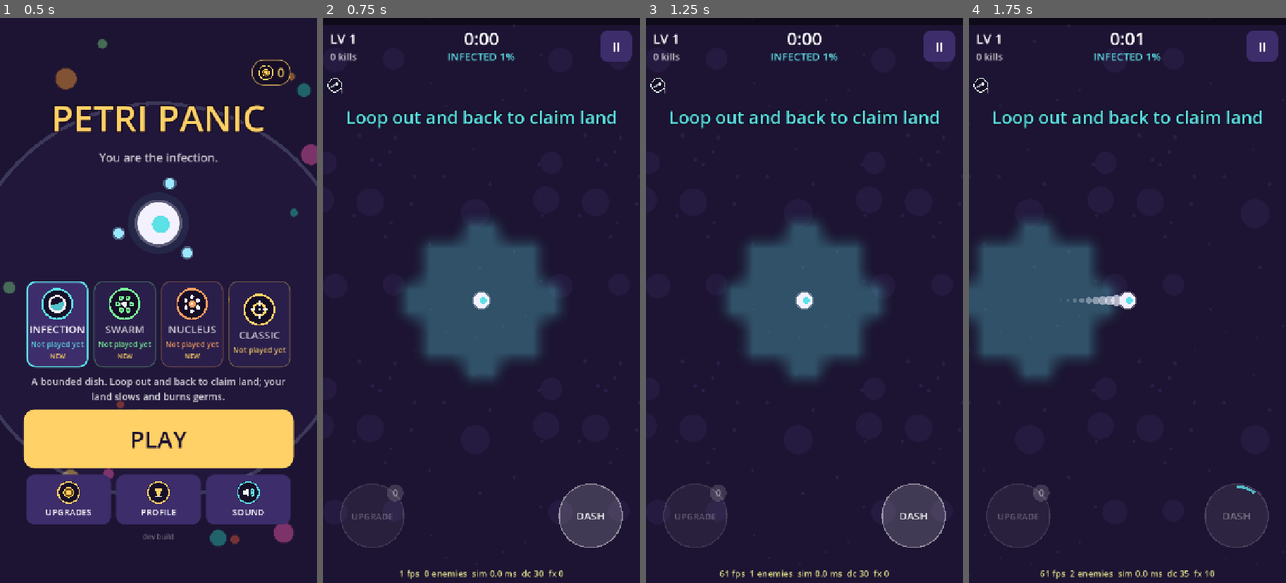
Above: before the commit, frames 1-4 (left to right).
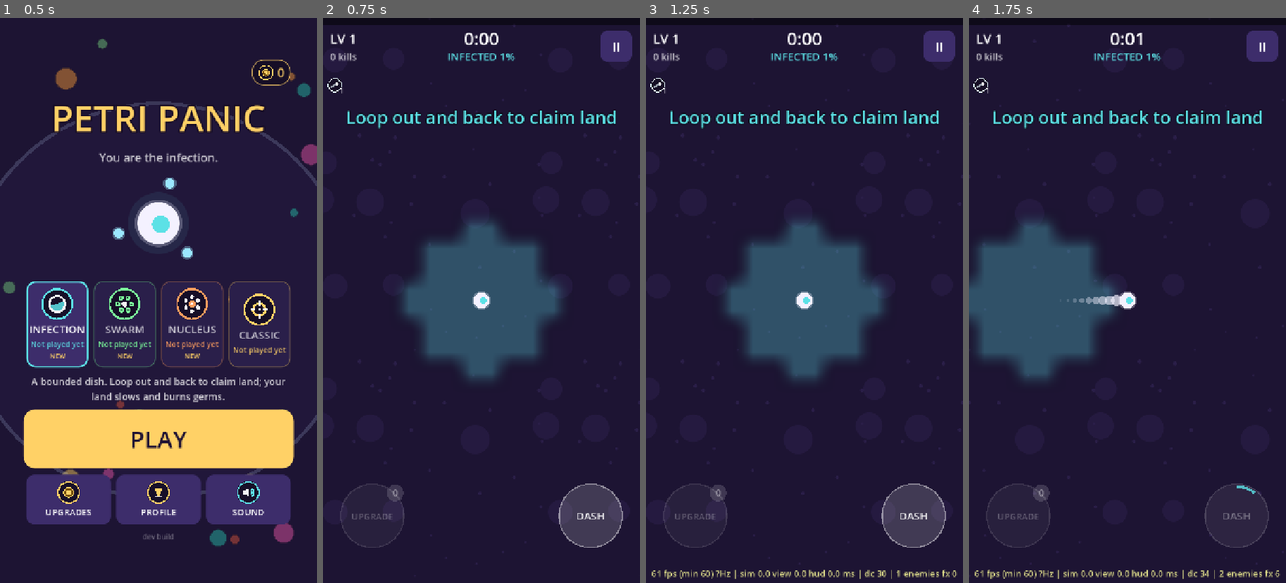
Above: after the commit, the same moments.

Repository: yousufkamran222-code/survivor-lite
Game: Godot game, scene res://scenes/main.tscn
Two runs of this game, one before a commit and one after it. Both use one fixed random seed, a clock stepped at 60 frames per second and the inputs below.
Inputs (mouse positions are in pixels of both pictures, inside the frame that each line leads up to):
- Up to frame 1 (0.5 s): no input
- Up to frame 2 (0.75 s): click "PLAY" at 0.5 s
- Up to frame 3 (1.25 s): no input
- Up to frame 4 (1.75 s): tap Enter at 1.25 s; move the mouse to (1197, 272) at 1.27 s; hold D from 1.28 s (still down); tap E at 1.35 s; click (1197, 272) at 1.42 s; tap Space at 1.52 s

Frame 1 is identical in both runs. In frame 2, 0.3% of the frame differs, in the area x 24-76%, y 97-100%; in frame 3, 0.7%, in the area x 1-99%, y 97-100%; in frame 4, 0.7%.

Commit message:
Polish Phase 0: hidden on-device benchmark and perf readout v2
- Tap the build label 5 times (F9 on desktop): a fixed 45 s heavy Classic
  fight (seed 4242, invincible, bot-driven, late-run clock and loadout),
  then one pasteable line: fps, avg/p95/worst frame ms, hitch %, sim/
  view/HUD CPU ms, draw calls, screen refresh rate. COPY button.
  Nothing is saved as a run.
- Benchmark class (stats + report line) with tests.
- CPU timing hooks in WorldView and HudOverlay; perf readout shows FPS
  with the 1 s minimum, refresh rate and the ms split, rebuilt 4x/s.
- tools/sim/bench_render.gd runs the same scenario on desktop (xvfb).
Desktop baseline: 71-75 fps; our code ~1.5 ms/frame; owned-upgrade HUD
strip ~60 draw calls. No gameplay change. 120 tests pass.

Co-Authored-By: Claude Opus 5.5 <noreply@anthropic.com>
Claude-Session: https://claude.ai/code/session_01Gsp3VoJ3zGpAvdK2aQa9r5

Diff:
--- /dev/null
+++ b/scripts/game/benchmark.gd
@@ -0,0 +1,106 @@
+class_name Benchmark
+extends RefCounted
+## On-device benchmark (Phase 0 of docs/POLISH_PLAN.md). Main runs a fixed,
+## bot-driven, invincible Classic fight at a high-load moment of the run and
+## feeds one sample per rendered frame here; this class only keeps the
+## numbers and formats the one-line report Yousuf pastes back.
+##
+## Bump VERSION whenever the scenario changes, so old and new lines are never
+## compared by mistake.
+
+const VERSION := 1
+const SEED := 4242
+const MODE := "classic"
+const START_TIME := 170.0  # run clock at start: spawn budget is already high
+const WARMUP_S := 5.0  # not measured: lets the crowd build up
+const MEASURE_S := 40.0
+## Mid/late-run loadout so kills, particles and damage numbers are as busy
+## as a real late run while the crowd stays near the cap.
+const LOADOUT := {"bolt": 4, "orbit": 3, "nova": 3, "chain": 3, "might": 2, "multishot": 1}
+
+var t := 0.0
+var platform := ""
+var build := ""
+var refresh := 0.0  # screen Hz (0 = unknown)
+var frame_ms := PackedFloat32Array()  # time between rendered frames
+var sim_ms := PackedFloat32Array()
+var view_ms := PackedFloat32Array()  # WorldView fill + draw
+var hud_ms := PackedFloat32Array()
+var _dc := 0.0
+var _enemies := 0.0
+var _fx := 0.0
+
+
+## Advances the clock. Returns true while samples should be recorded.
+func advance(dt: float) -> bool:
+	t += dt
+	return t > WARMUP_S and not is_done()
+
+
+func is_done() -> bool:
+	return t >= WARMUP_S + MEASURE_S
+
+
+func seconds_left() -> int:
+	return maxi(0, ceili(WARMUP_S + MEASURE_S - t))
+
+
+func add(frame: float, sim: float, view: float, hud: float, draw_calls: int, enemies: int, fx: int) -> void:
+	frame_ms.append(frame)
+	sim_ms.append(sim)
+	view_ms.append(view)
+	hud_ms.append(hud)
+	_dc += draw_calls
+	_enemies += enemies
+	_fx += fx
+
+
+static func mean(a: PackedFloat32Array) -> float:
+	if a.is_empty():
+		return 0.0
+	var s := 0.0
+	for v in a:
+		s += v
+	return s / a.size()
+
+
+static func percentile(a: PackedFloat32Array, p: float) -> float:
+	if a.is_empty():
+		return 0.0
+	var s := a.duplicate()
+	s.sort()
+	return s[clampi(int(ceil(p * s.size())) - 1, 0, s.size() - 1)]
+
+
+func summary() -> Dictionary:
+	var n := maxi(frame_ms.size(), 1)
+	var avg := mean(frame_ms)
+	# A frame is "slow" if it took more than 1.5 refresh intervals (a visible
+	# hitch). Without a known refresh rate, judge against 60 Hz.
+	var budget := 1000.0 / (refresh if refresh > 0.0 else 60.0)
+	var slow := 0
+	for f in frame_ms:
+		if f > budget * 1.5:
+			slow += 1
+	var worst := 0.0
+	for f in frame_ms:
+		worst = maxf(worst, f)
+	return {
+		"version": VERSION, "platform": platform, "build": build, "refresh": roundi(refresh),
+		"frames": frame_ms.size(), "fps": snappedf(1000.0 / avg, 0.1) if avg > 0.0 else 0.0,
+		"frame_avg": snappedf(avg, 0.01), "frame_p95": snappedf(percentile(frame_ms, 0.95), 0.01),
+		"frame_worst": snappedf(worst, 0.01), "slow_pct": snappedf(100.0 * slow / n, 0.1),
+		"sim": snappedf(mean(sim_ms), 0.01),
+		"view": snappedf(mean(view_ms), 0.01), "hud": snappedf(mean(hud_ms), 0.01),
+		"draw_calls": roundi(_dc / n), "enemies": roundi(_enemies / n), "fx": roundi(_fx / n),
+	}
+
+
+## The one line to paste back, e.g.
+## BENCH v1 android 90Hz | 88.2 fps avg 11.34 p95 12.9 worst 31.2 ms, slow 1.2% | sim 1.3 view 1.1 hud 0.7 ms | dc 58 enemies 163 fx 41 | abc1234
+func line() -> String:
+	var s := summary()
+	var hz := ("%dHz" % s.refresh) if s.refresh > 0 else "?Hz"
+	return "BENCH v%d %s %s | %.1f fps avg %.2f p95 %.2f worst %.1f ms, slow %.1f%% | sim %.2f view %.2f hud %.2f ms | dc %d enemies %d fx %d | %s" % [
+		s.version, s.platform, hz, s.fps, s.frame_avg, s.frame_p95, s.frame_worst, s.slow_pct,
+		s.sim, s.view, s.hud, s.draw_calls, s.enemies, s.fx, s.build]
--- a/scripts/game/main.gd
+++ b/scripts/game/main.gd
@@ -24,6 +24,12 @@
 var _chest: Array
 var _victory: Array  # Nucleus: COLLECT or KEEP GOING
 var _countdown := 0
+var _bench: Benchmark = null  # on-device benchmark in progress
+var _bench_bot: BalanceBot
+var _bench_perf := false
+var _bench_taps := 0
+var _bench_tap_ms := 0
+var bench_result := ""  # last benchmark line (also read by tools/sim/bench_render.gd)
 var _evo_by_passive := {}  # passive id -> evolution def
 var _evo_by_weapon := {}  # weapon id -> evolution def
 var _results_gold := 0
@@ -92,6 +98,9 @@
 # ------------------------------------------------------------------ input
 
 func _unhandled_input(event: InputEvent) -> void:
+	if screen == "menu" and event is InputEventKey and event.pressed and not event.echo and event.physical_keycode == KEY_F9:
+		start_benchmark()
+		return
 	if screen != "playing":
 		return
 	if event is InputEventKey and event.pressed and not event.echo and event.physical_keycode == KEY_SPACE:
@@ -136,6 +145,8 @@
 
 
 func _move_input() -> Vector2:
+	if _bench != null:
+		return _bench_bot.move(world)
 	var v := Vector2.ZERO
 	if hud.stick_active:
 		v = (hud.stick_pos - hud.stick_origin) / hud.stick_radius
@@ -184,6 +195,14 @@
 	_handle_events(world.events)
 	view.consume(world.events)
 	world.events.clear()
+	hud.view_ms = lerpf(hud.view_ms, view.cpu_ms, 0.1)
+	if _bench != null:
+		_bench_frame(delta, (Time.get_ticks_usec() - t0) / 1000.0)
+		view.cpu_ms = 0.0
+		hud.cpu_ms = 0.0
+		return
+	view.cpu_ms = 0.0
+	hud.cpu_ms = 0.0
 	if world.def_on:
 		_tick_countdown()
 	match world.state:
@@ -395,7 +414,11 @@
 	bottom.add_child(_tile_button("trophy", pal.ui_accent, "PROFILE", _show_profile))
 	bottom.add_child(_tile_button("sound_off" if Save.muted else "sound_on", pal.player_nucleus, "SOUND", _toggle_mute))
 	col.add_child(bottom)
-	col.add_child(UiKit.label(_build_label(), 16, Color(pal.text, 0.35)))
+	# The build label doubles as the hidden benchmark trigger (tap 5 times).
+	var build := UiKit.label(_build_label(), 16, Color(pal.text, 0.35))
+	build.mouse_filter = Control.MOUSE_FILTER_STOP
+	build.gui_input.connect(_on_build_label_input)
+	col.add_child(build)
 	_menu[0].visible = true
 
 
@@ -956,3 +979,80 @@
 	world.collect_win()
 	_victory[0].visible = false
 	_show_results(true)
+
+
+# ------------------------------------------------- on-device benchmark
+
+func _on_build_label_input(e: InputEvent) -> void:
+	if not (e is InputEventMouseButton and e.pressed and e.button_index == MOUSE_BUTTON_LEFT):
+		return
+	var now := Time.get_ticks_msec()
+	_bench_taps = _bench_taps + 1 if now - _bench_tap_ms < 1500 else 1
+	_bench_tap_ms = now
+	if _bench_taps >= 5:
+		_bench_taps = 0
+		start_benchmark()
+
+
+## Fixed, bot-driven, invincible Classic fight at a high-load moment, 45 s.
+## Nothing is saved or reported as a run. See Benchmark and docs/POLISH_PLAN.md.
+func start_benchmark() -> void:
+	var d := GameData.apply_mode(data, Benchmark.MODE)
+	d.balance.debug.invincible = true
+	world = World.new(d, Benchmark.SEED, {})
+	world.time = Benchmark.START_TIME
+	for id in Benchmark.LOADOUT:
+		world.owned[id] = int(Benchmark.LOADOUT[id])
+	world._recompute_stats()
+	world.p_hp = world.p_max_hp
+	view.set_world(world)
+	hud.world = world
+	hitstop = 0.0
+	_bench = Benchmark.new()
+	_bench.platform = OS.get_name().to_lower()
+	_bench.build = _build_label().replace("build ", "")
+	_bench.refresh = DisplayServer.screen_get_refresh_rate()
+	_bench_bot = BalanceBot.new(Benchmark.SEED)
+	_bench_perf = hud.show_perf
+	hud.show_perf = false  # same HUD load on every device
+	_hide_all()
+	_set_screen("playing")
+
+
+func _bench_frame(delta: float, sim_ms: float) -> void:
+	# Upgrades and chests are applied silently so the scenario never stops.
+	if world.pending_levelups > 0 and world.state == "playing":
+		world.open_banked()
+	while world.state == "levelup":
+		world.choose_upgrade(_bench_bot.pick(world))
+	if world.state == "chest":
+		world.close_chest()
+	if _bench.advance(delta):
+		_bench.add(delta * 1000.0, sim_ms, view.cpu_ms, hud.cpu_ms,
+			int(Performance.get_monitor(Performance.RENDER_TOTAL_DRAW_CALLS_IN_FRAME)), world.enemy_count(), view.fx.size())
+	hud.bench_text = "BENCHMARK  %d" % _bench.seconds_left() if _bench.t > Benchmark.WARMUP_S else "BENCHMARK  warming up"
+	if _bench.is_done():
+		_finish_benchmark()
+
+
+func _finish_benchmark() -> void:
+	bench_result = _bench.line()
+	print(bench_result)
+	var s := _bench.summary()
+	Analytics.event("benchmark", {"v": s.version, "fps": s.fps, "p95": s.frame_p95, "slow": s.slow_pct, "refresh": s.refresh, "sim": s.sim, "view": s.view})
+	_bench = null
+	hud.show_perf = _bench_perf
+	hud.bench_text = ""
+	_set_screen("results")
+	var col: VBoxContainer = _results[1]
+	UiKit.clear(col)
+	col.add_child(UiKit.label("BENCHMARK DONE", 52, pal.ui_accent))
+	col.add_child(UiKit.label("%.0f fps average  (screen: %s)" % [s.fps, ("%d Hz" % s.refresh) if s.refresh > 0 else "rate unknown"], 30))
+	var l := UiKit.label(bench_result, 20, Color(pal.text, 0.85))
+	col.add_child(l)
+	col.add_child(UiKit.label("Copy this line and paste it to Claude.", 22, Color(pal.text, 0.6)))
+	col.add_child(UiKit.button("COPY", func() -> void:
+		DisplayServer.clipboard_set(bench_result)
+		hud.toast("Copied", pal.ui_accent, 1.0), 100))
+	col.add_child(UiKit.button("DONE", _show_menu, 80))
+	_results[0].visible = true
--- a/scripts/game/world_view.gd
+++ b/scripts/game/world_view.gd
@@ -38,6 +38,9 @@
 var _land_color := Color(0.36, 0.88, 0.9, 0.3)
 var _blob_scale := 1.0
 var _core_flash := 0.0
+## CPU ms spent in this view since Main last read it (fill + draw recording);
+## Main resets it each frame (benchmark and perf readout).
+var cpu_ms := 0.0
 
 
 func setup(game_data: Dictionary) -> void:
@@ -201,6 +204,12 @@
 func _process(delta: float) -> void:
 	if world == null:
 		return
+	var t0 := Time.get_ticks_usec()
+	_process_view(delta)
+	cpu_ms += (Time.get_ticks_usec() - t0) / 1000.0
+
+
+func _process_view(delta: float) -> void:
 	var i := 0
 	while i < fx.size():
 		var f: Dictionary = fx[i]
@@ -236,6 +245,12 @@
 func _draw() -> void:
 	if world == null:
 		return
+	var t0 := Time.get_ticks_usec()
+	_draw_world()
+	cpu_ms += (Time.get_ticks_usec() - t0) / 1000.0
+
+
+func _draw_world() -> void:
 	# One tiled texture, anchored to the world grid so it scrolls correctly.
 	var vp := get_viewport_rect().size
 	var tile := float(BG_TILE.get_width())
@@ -401,6 +416,12 @@
 func _draw_top() -> void:
 	if world == null:
 		return
+	var t0 := Time.get_ticks_usec()
+	_draw_top_layer()
+	cpu_ms += (Time.get_ticks_usec() - t0) / 1000.0
+
+
+func _draw_top_layer() -> void:
 	var ci := _top
 	var now := Time.get_ticks_msec() / 1000.0
 	_draw_trail(ci, now)
--- a/scripts/ui/hud_overlay.gd
+++ b/scripts/ui/hud_overlay.gd
@@ -22,6 +22,13 @@
 var _notice_text := ""
 var _notice_t := 0.0
 var _xp_flash := 0.0
+var cpu_ms := 0.0  # CPU ms spent drawing the HUD since Main last read it
+var view_ms := 0.0  # set by Main (smoothed WorldView CPU ms)
+var bench_text := ""  # "BENCHMARK 32" while the benchmark runs
+var _perf_text := ""
+var _perf_t := 0.0
+var _perf_worst := 0.0  # longest frame in the current 1 s window
+var _perf_min_fps := 0.0
 
 
 func flash_xp() -> void:
@@ -71,6 +78,8 @@
 func _process(delta: float) -> void:
 	_notice_t = maxf(0.0, _notice_t - delta)
 	_xp_flash = maxf(0.0, _xp_flash - delta)
+	if show_perf and world != null:
+		_update_perf(delta)
 	var i := 0
 	while i < toasts.size():
 		toasts[i].t += delta
@@ -85,6 +94,12 @@
 func _draw() -> void:
 	if world == null:
 		return
+	var t0 := Time.get_ticks_usec()
+	_draw_hud()
+	cpu_ms += (Time.get_ticks_usec() - t0) / 1000.0
+
+
+func _draw_hud() -> void:
 	var w := size.x
 	# XP bar along the top edge.
 	var xp_f := clampf(world.xp / world.xp_next, 0.0, 1.0)
@@ -128,8 +143,10 @@
 		ty += 52.0
 	# Perf readout for playtests (balance.json debug.show_perf).
 	if show_perf:
-		var txt := "%d fps  %d enemies  sim %.1f ms  dc %d  fx %d" % [Engine.get_frames_per_second(), world.enemy_count(), sim_ms, int(Performance.get_monitor(Performance.RENDER_TOTAL_DRAW_CALLS_IN_FRAME)), fx_count]
-		draw_string(font, Vector2(0, size.y - 14), txt, HORIZONTAL_ALIGNMENT_CENTER, w, 20, Color(1, 1, 0.6, 0.85))
+		draw_string(font, Vector2(0, size.y - 14), _perf_text, HORIZONTAL_ALIGNMENT_CENTER, w, 20, Color(1, 1, 0.6, 0.85))
+	if bench_text != "":
+		draw_string_outline(font, Vector2(0, 200), bench_text, HORIZONTAL_ALIGNMENT_CENTER, w, 34, 8, Color(0, 0, 0, 0.6))
+		draw_string(font, Vector2(0, 200), bench_text, HORIZONTAL_ALIGNMENT_CENTER, w, 34, Color(1, 1, 0.6))
 	# Floating joystick.
 	if stick_active:
 		draw_circle(stick_origin, stick_radius, Color(1, 1, 1, 0.08))
@@ -314,3 +331,21 @@
 		IconArt.draw(self, d.weapon, r.position + Vector2(r.size.x / 2.0, 40), 52, Color(tc, a))
 		draw_string(font, r.position + Vector2(0, 88), str(d.name), HORIZONTAL_ALIGNMENT_CENTER, r.size.x, 18, Color(1, 1, 1, a))
 		draw_string(font, r.position + Vector2(0, 113), str(cost), HORIZONTAL_ALIGNMENT_CENTER, r.size.x, 22, Color(pal.pad, a) if ok else Color("#ff9a9a"))
+
+
+## Perf readout (debug.show_perf): FPS with the worst 1 s minimum, the
+## screen's refresh rate, and CPU ms per part. Rebuilt 4x a second so the
+## readout itself costs almost nothing.
+func _update_perf(delta: float) -> void:
+	_perf_worst = maxf(_perf_worst, delta)
+	_perf_t += delta
+	if _perf_t < 0.25:
+		return
+	_perf_t = 0.0
+	_perf_min_fps = 1.0 / maxf(_perf_worst, 0.001)
+	_perf_worst = 0.0
+	var hz := DisplayServer.screen_get_refresh_rate()
+	_perf_text = "%d fps (min %d) %s | sim %.1f view %.1f hud %.1f ms | dc %d | %d enemies fx %d" % [
+		Engine.get_frames_per_second(), roundi(_perf_min_fps), ("%dHz" % roundi(hz)) if hz > 0.0 else "?Hz",
+		sim_ms, view_ms, cpu_ms, int(Performance.get_monitor(Performance.RENDER_TOTAL_DRAW_CALLS_IN_FRAME)),
+		world.enemy_count(), fx_count]
--- /dev/null
+++ b/tests/test_benchmark.gd
@@ -0,0 +1,48 @@
+extends TestCase
+## The on-device benchmark's numbers and report line (docs/POLISH_PLAN.md Phase 0).
+
+
+func test_warmup_is_not_recorded_and_run_ends() -> void:
+	var b := Benchmark.new()
+	check(not b.advance(Benchmark.WARMUP_S * 0.5), "warm-up frames are skipped")
+	check(b.advance(Benchmark.WARMUP_S), "then frames are recorded")
+	check(not b.is_done())
+	b.advance(Benchmark.MEASURE_S)
+	check(b.is_done())
+	check_eq(b.seconds_left(), 0)
+
+
+func test_summary_stats() -> void:
+	var b := Benchmark.new()
+	b.refresh = 90.0
+	for i in 95:
+		b.add(11.0, 1.0, 2.0, 0.5, 60, 150, 40)
+	for i in 5:
+		b.add(30.0, 1.0, 2.0, 0.5, 60, 150, 40)  # hitches (> 1.5 x 11.1 ms)
+	var s := b.summary()
+	check_eq(int(s.frames), 100)
+	check_near(float(s.frame_avg), 11.95, 0.01)
+	check_near(float(s.slow_pct), 5.0, 0.01)
+	check_near(float(s.frame_worst), 30.0, 0.01)
+	check_near(float(s.frame_p95), 11.0, 0.01, "p95 sits below the 5 hitches")
+	check_eq(int(s.draw_calls), 60)
+	check_eq(int(s.refresh), 90)
+
+
+func test_report_line_is_one_pasteable_line() -> void:
+	var b := Benchmark.new()
+	b.platform = "android"
+	b.build = "abc1234 #9"
+	b.add(16.7, 1.0, 1.0, 1.0, 50, 100, 10)
+	var line := b.line()
+	check(line.begins_with("BENCH v%d android" % Benchmark.VERSION), line)
+	check("?Hz" in line, "unknown refresh is shown as ?Hz")
+	check(not ("\\n" in line), "single line")
+	check(line.ends_with("abc1234 #9"))
+
+
+func test_empty_benchmark_is_safe() -> void:
+	var s := Benchmark.new().summary()
+	check_eq(int(s.frames), 0)
+	check_eq(float(s.frame_avg), 0.0)
+	check_eq(float(s.fps), 0.0, "no frames, no fps (not a huge number)")
--- /dev/null
+++ b/tools/sim/bench_render.gd
@@ -0,0 +1,27 @@
+extends SceneTree
+## Desktop render benchmark: runs the same scenario as the on-device
+## benchmark (Benchmark / Main.start_benchmark) with vsync off and prints the
+## result line. CPU-rendered under xvfb, so compare runs with each other, not
+## with phones:
+##   xvfb-run -a godot --path . --rendering-driver opengl3 -s res://tools/sim/bench_render.gd
+
+var main: Node
+var f := 0
+
+
+func _initialize() -> void:
+	DisplayServer.window_set_vsync_mode(DisplayServer.VSYNC_DISABLED)
+	Engine.max_fps = 0
+	main = load("res://scenes/main.tscn").instantiate()
+	main.name = "Main"
+	root.add_child(main)
+
+
+func _process(_delta: float) -> bool:
+	f += 1
+	if f == 5:
+		main.start_benchmark()
+	if f > 5 and main.bench_result != "":
+		print(main.bench_result)
+		return true
+	return false
Not shown, added: scripts/game/benchmark.gd.uid
Not shown, added: tests/test_benchmark.gd.uid
Not shown, added: tools/sim/bench_render.gd.uid
Not shown, changed: docs/PIPELINE.md
Not shown, changed: docs/POLISH_PLAN.md
Not shown, changed: docs/SESSION_HANDOFF.md
